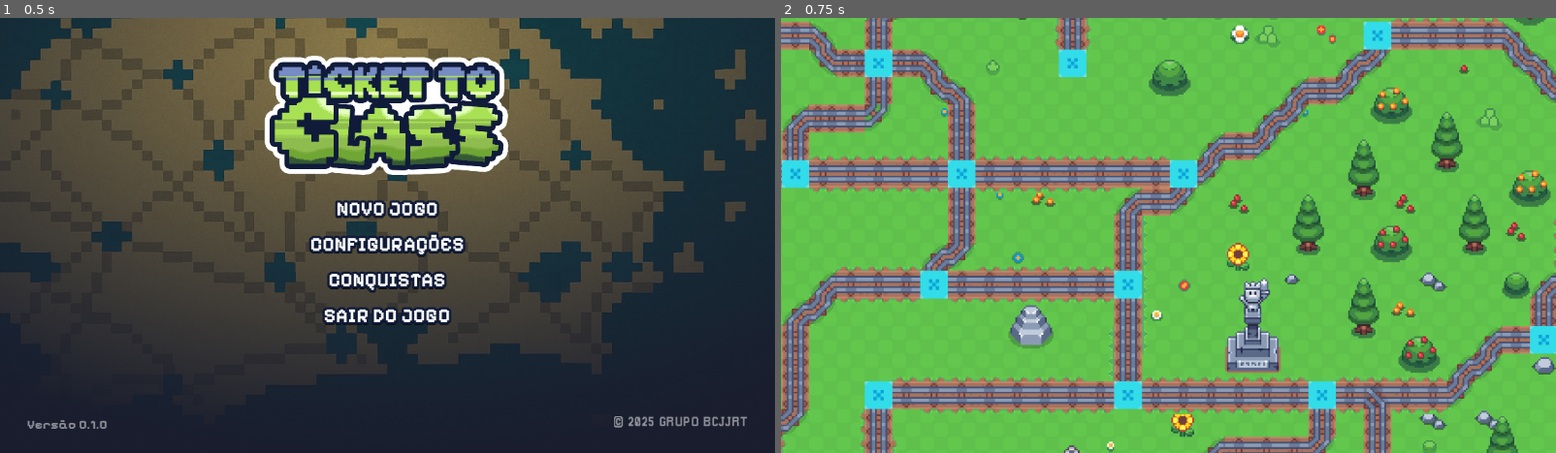
Above: before the commit, frames 1-2 (left to right).
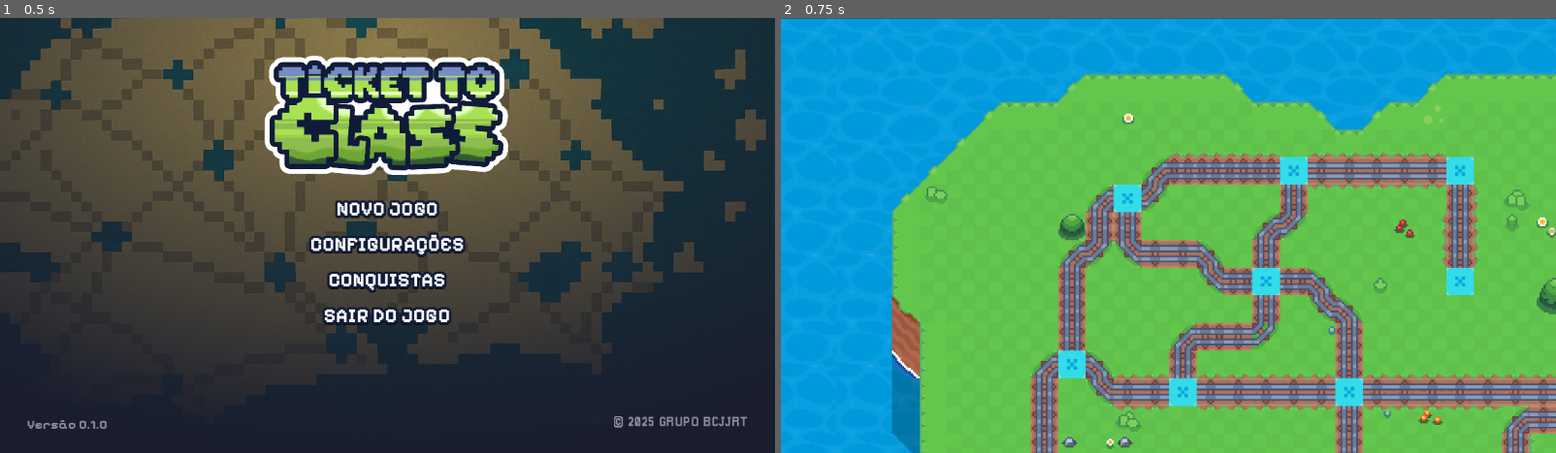
Above: after the commit, the same moments.

Repository: rafaamparo/ticket-to-ride-es2
Game: Godot game, scene res://scenes/main_menu.tscn
Same seed, same stepped clock (60 frames per second), same inputs: the game is played once before the commit and once after it.
Inputs (mouse positions are in pixels of both pictures, inside the frame that each line leads up to):
- Up to frame 1 (0.5 s): no input
- Up to frame 2 (0.75 s): tap Enter at 0.5 s; drag from (1168, 209) to (1246, 139) at 0.52 s

Frame 1 is identical in both runs. In frame 2, 64% of the frame differs, in the area x 0-100%, y 0-100%.

Commit message:
Adjust camera positioning to account for zoom errors
Implements a correction mechanism for camera positioning based on the zoom level.

Adds a SYSTEM_OFFSET constant to address observed view errors when the zoom is set to 1.0. Updates the camera's global position calculations to ensure the view remains stable and accurate during zooming.

Enhances user experience by maintaining the intended focal point under the mouse cursor, even as zoom levels change.

Improves clarity in code by introducing logic for calculating effective camera positions based on the current zoom state.

Diff:
--- a/game_assets/game_scene/object_scenes/player_camera.gd
+++ b/game_assets/game_scene/object_scenes/player_camera.gd
@@ -1,6 +1,10 @@
 extends Camera2D
 
 const MAP_SIZE := Vector2(2225.0, 2225.0)
+# SYSTEM_OFFSET is the observed error in the view when zoom is 1.0.
+# For example, if view is shifted left by 576 and up by 325, error is (-576, -325).
+# The correction applied will be -SYSTEM_OFFSET / current_zoom_scalar.
+const SYSTEM_OFFSET := Vector2(576.0, 325.0)
 
 # Zoom parameters
 var current_zoom_scalar := 1.0
@@ -28,11 +32,15 @@
 	# This assumes global_position is the center of the camera's view.
 	if current_zoom_scalar > 0.00001: # Ensure zoom is valid
 		var initial_view_half_size_world = (viewport_size / current_zoom_scalar) / 2.0
-		self.global_position = initial_view_half_size_world
+		var true_initial_logical_center = initial_view_half_size_world
+		var initial_correction_scaled = -SYSTEM_OFFSET / current_zoom_scalar if current_zoom_scalar != 0 else Vector2.ZERO
+		self.global_position = true_initial_logical_center + initial_correction_scaled
 	else:
 		# Fallback if zoom is invalid, though it should be clamped correctly above.
-		# This case should ideally not be reached if min_zoom_scalar is positive.
-		self.global_position = MAP_SIZE / 2.0
+		var true_initial_logical_center = MAP_SIZE / 2.0
+		# Assuming zoom is 1.0 for fallback correction, or handle appropriately
+		var fallback_correction_scaled = -SYSTEM_OFFSET # Or -SYSTEM_OFFSET / 1.0
+		self.global_position = true_initial_logical_center + fallback_correction_scaled
 
 	# Ensure this camera is the active one
 	make_current()
@@ -62,13 +70,21 @@
 					var old_zoom_val = current_zoom_scalar
 					var world_mouse_pos = get_global_mouse_position() # Point to zoom towards
 
+					var old_correction_scaled = -SYSTEM_OFFSET / old_zoom_val if old_zoom_val != 0 else Vector2.ZERO
+					var old_true_logical_center = self.global_position - old_correction_scaled
+
 					current_zoom_scalar = new_clamped_zoom_scalar
 					self.zoom = Vector2(current_zoom_scalar, current_zoom_scalar)
 
 					# Adjust camera position to keep the point under the mouse stationary
-					# Formula: NewCamPos = WorldMousePos + (OldCamPos - WorldMousePos) * (OldZoom / NewZoom)
 					if old_zoom_val != 0 and current_zoom_scalar != 0: # Avoid division by zero
-						self.global_position = world_mouse_pos + (self.global_position - world_mouse_pos) * (old_zoom_val / current_zoom_scalar)
+						var new_true_logical_center = world_mouse_pos + (old_true_logical_center - world_mouse_pos) * (old_zoom_val / current_zoom_scalar)
+						var new_correction_scaled = -SYSTEM_OFFSET / current_zoom_scalar
+						self.global_position = new_true_logical_center + new_correction_scaled
+					else: # Should not happen if zoom is always positive
+						var new_correction_scaled = -SYSTEM_OFFSET / current_zoom_scalar if current_zoom_scalar != 0 else Vector2.ZERO
+						self.global_position = old_true_logical_center + new_correction_scaled # Fallback: re-apply correction with new zoom
+
 					# Position clamping will be handled in _process
 
 		# --- Panning Logic (Right Mouse Button) ---
@@ -102,25 +118,27 @@
 	# Half of the camera's view size in world units
 	var view_half_size_world = (viewport_size / current_zoom_scalar) / 2.0
 
-	# Calculate allowed min/max camera center positions
+	# Calculate allowed min/max effective camera center positions
 	# Assumes map origin is (0,0) and extends to MAP_SIZE
 	var min_cam_pos_x = view_half_size_world.x
 	var max_cam_pos_x = MAP_SIZE.x - view_half_size_world.x
 	var min_cam_pos_y = view_half_size_world.y
 	var max_cam_pos_y = MAP_SIZE.y - view_half_size_world.y
 
-	var new_clamped_pos = self.global_position
+	var current_correction_scaled = -SYSTEM_OFFSET / current_zoom_scalar if current_zoom_scalar != 0 else Vector2.ZERO
+	var current_true_logical_center = self.global_position - current_correction_scaled
+	var new_clamped_true_logical_center = current_true_logical_center
 
 	# If view is wider than map (due to aspect ratio and zoom limits), center it on map's X
 	if min_cam_pos_x > max_cam_pos_x:
-		new_clamped_pos.x = MAP_SIZE.x / 2.0
+		new_clamped_true_logical_center.x = MAP_SIZE.x / 2.0
 	else:
-		new_clamped_pos.x = clamp(self.global_position.x, min_cam_pos_x, max_cam_pos_x)
+		new_clamped_true_logical_center.x = clamp(current_true_logical_center.x, min_cam_pos_x, max_cam_pos_x)
 
 	# If view is taller than map, center it on map's Y
 	if min_cam_pos_y > max_cam_pos_y:
-		new_clamped_pos.y = MAP_SIZE.y / 2.0
+		new_clamped_true_logical_center.y = MAP_SIZE.y / 2.0
 	else:
-		new_clamped_pos.y = clamp(self.global_position.y, min_cam_pos_y, max_cam_pos_y)
+		new_clamped_true_logical_center.y = clamp(current_true_logical_center.y, min_cam_pos_y, max_cam_pos_y)
 
-	self.global_position = new_clamped_pos
+	self.global_position = new_clamped_true_logical_center + current_correction_scaled
